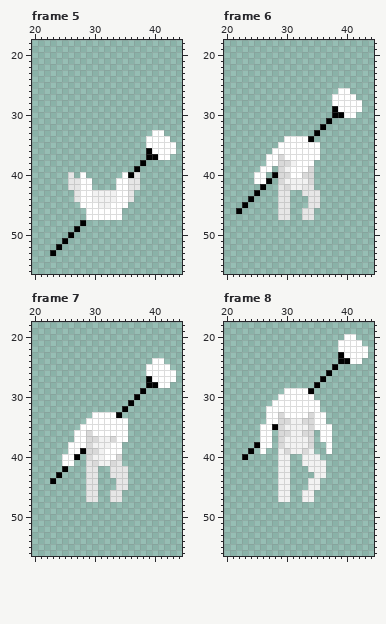
Edited in one commit: pixel-art file (Assets/Art/Characters/Player/Roll/Player_Roll_Down.aseprite). That is the earlier state.
64x64 pixels, 8 frames. Shown: frame 5: x 20..44, y 18..56; frame 6: x 20..44, y 18..56; frame 7: x 20..44, y 18..56; frame 8: x 20..44, y 18..56. The commit also changed other frames, which this record leaves out.
Once edited:
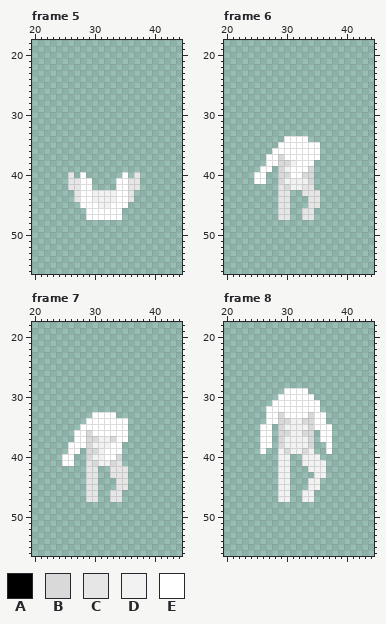
Palette (. is transparent): A #000000  B #d9d9d9  C #e6e6e6  D #f2f2f2  E #ffffff
The edit:
layer "Weapons/Staff" now hidden
Frame 5:
Colour A is gone in row 36 at x 39; in row 37 at x 39 to 40; in row 38 at x 38; in row 39 at x 37; in row 40 at x 36; in row 48 at x 28.
Colour A is gone in row 49 at x 27; in row 50 at x 26; in row 51 at x 25; in row 52 at x 24; in row 53 at x 23.
Colour E is gone in row 33 at x 40 to 41; in row 34 at x 39 to 42; in row 35 at x 39 to 43; in row 36 at x 40 to 43; in row 37 at x 41 to 42.
Frame 6:
Colour A is gone in row 29 at x 38; in row 30 at x 38 to 39; in row 31 at x 37; in row 32 at x 36; in row 33 at x 35; in row 34 at x 34.
Colour A is gone in row 40 at x 28; in row 41 at x 27; in row 42 at x 26; in row 43 at x 25; in row 44 at x 24; in row 45 at x 23.
Colour A is gone in row 46 at x 22.
Colour E is gone in row 26 at x 39 to 40; in row 27 at x 38 to 41; in row 28 at x 38 to 42; in row 29 at x 39 to 42; in row 30 at x 40 to 41.
Frame 7:
Colour A is gone in row 27 at x 39; in row 28 at x 39 to 40; in row 29 at x 38; in row 30 at x 37; in row 31 at x 36; in row 32 at x 35.
Colour A is gone in row 33 at x 34; in row 39 at x 28; in row 40 at x 27; in row 42 at x 25; in row 43 at x 24; in row 44 at x 23.
Colour E is gone in row 24 at x 40 to 41; in row 25 at x 39 to 42; in row 26 at x 39 to 43; in row 27 at x 40 to 43; in row 28 at x 41 to 42.
Frame 8:
Colour A is gone in row 23 at x 39; in row 24 at x 39 to 40; in row 25 at x 38; in row 26 at x 37; in row 27 at x 36; in row 28 at x 35.
Colour A is gone in row 29 at x 34; in row 35 at x 28; in row 38 at x 25; in row 39 at x 24; in row 40 at x 23.
Colour E is gone in row 20 at x 40 to 41; in row 21 at x 39 to 42; in row 22 at x 39 to 43; in row 23 at x 40 to 43; in row 24 at x 41 to 42.
Where, in picture pixels (left, top, right, bottom), the same in both pictures:
erased: (128, 130, 176, 178)
erased: (50, 220, 86, 256)
erased: (308, 88, 362, 142)
erased: (236, 172, 278, 214)
erased: (116, 358, 176, 418)
erased: (50, 448, 86, 484)
erased: (308, 334, 368, 394)
erased: (242, 424, 278, 460)
